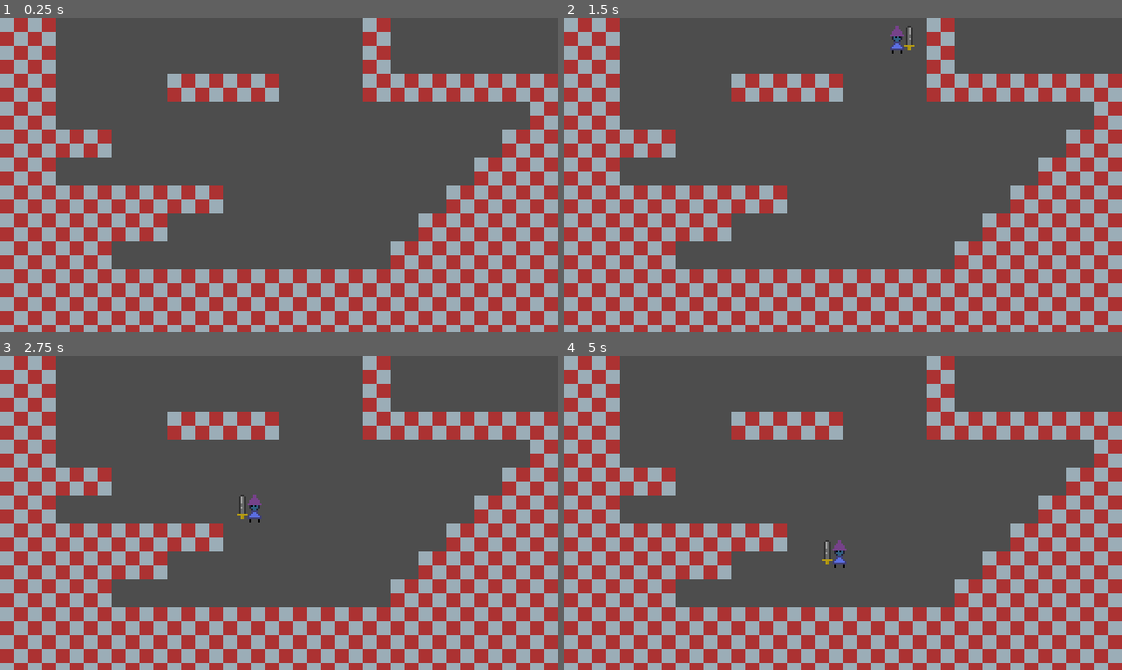
Above: before the commit, frames 1-4 (two rows, left to right).
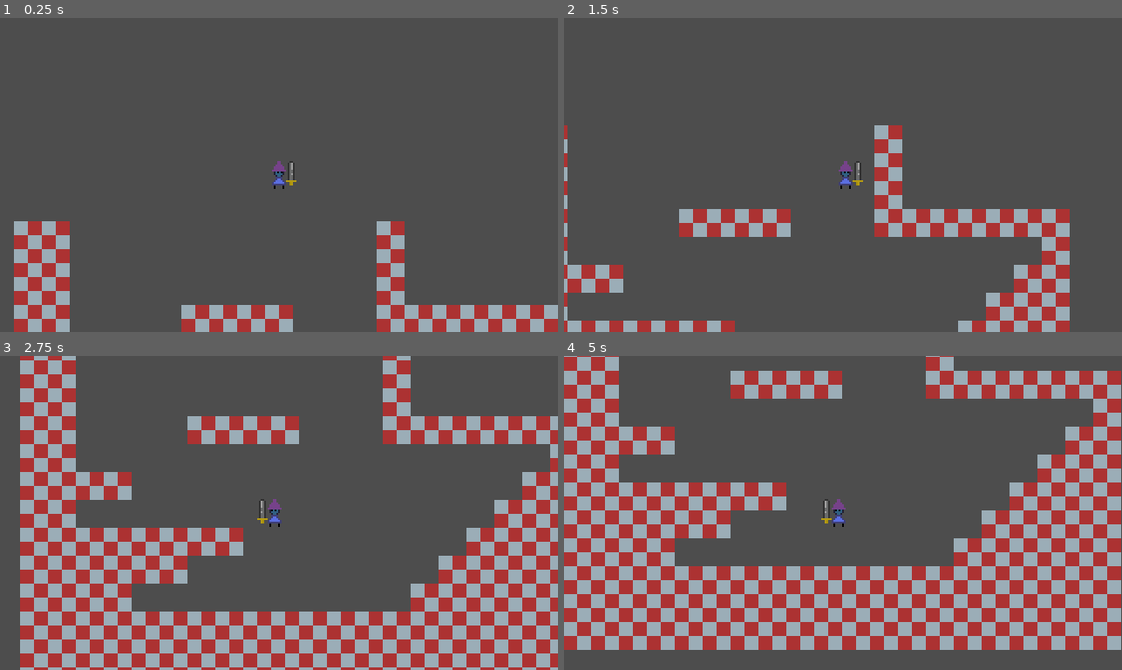
Above: after the commit, the same moments.

Repository: Vetle-Dyngeland/godot_platformer
Game: Godot game, scene res://scenes/world.tscn
Two runs of this game, one before a commit and one after it. Both use one fixed random seed, a clock stepped at 60 frames per second and the inputs below.
Inputs:
- Up to frame 1 (0.25 s): no input
- Up to frame 2 (1.5 s): hold Right (move_right) from 0.53 s (still down); tap X (attack) at 0.6 s; tap C (jump) at 0.77, 0.8, 1.07, 1.35 s
- Up to frame 3 (2.75 s): tap C (jump) at 1.52, 1.82, 2.3 s; tap X (attack) at 1.55, 2.1 s; release Right (move_right) at 2.03 s; hold Left (move_left) from 2.03 s (still down)
- Up to frame 4 (5 s): release Left (move_left) at 2.78 s; hold Right (move_right) 2.78-4.28 s; tap X (attack) at 2.85, 4.35 s; tap C (jump) at 3.02, 3.32, 3.6, 3.77, 4.07, 4.52, 4.82 s; hold Left (move_left) from 4.28 s (still down)

The runs differ from the first frame. In frame 1, 45% of the frame differs, in the area x 0-100%, y 0-100%; in frame 2, 49%; in frame 3, 36%; in frame 4, 63%.

Commit message:
camera movement

Diff:
--- a/scenes/player.tscn
+++ b/scenes/player.tscn
@@ -8,22 +8,6 @@
 
 [node name="Player" type="CharacterBody2D"]
 script = ExtResource("1_a725r")
-max_speed = null
-acceleration_force = null
-decceleration_force = null
-air_control_multi = null
-air_friction_multi = null
-max_speed_friction_multi = null
-turnaround_multi = null
-max_speed_acceleration_divi = null
-jump_force = null
-walljump_force = null
-jump_release_multi = null
-coyote_time = null
-jump_buffer_time = null
-held_down_gravity_multi = null
-terminal_fall_velocity = null
-held_down_fall_velocity_multi = null
 metadata/_edit_lock_ = true
 
 [node name="Sprite" type="Sprite2D" parent="."]
--- a/scenes/world.tscn
+++ b/scenes/world.tscn
@@ -7,6 +7,22 @@
 
 [node name="Player" parent="." instance=ExtResource("1_xo1u8")]
 position = Vector2(152, 0)
+max_speed = 100.0
+acceleration_force = 500.0
+decceleration_force = 500.0
+air_control_multi = 0.7
+air_friction_multi = 0.1
+max_speed_friction_multi = 0.5
+turnaround_multi = 2.0
+max_speed_acceleration_divi = 1.5
+jump_force = 300.0
+walljump_force = Vector2(150, 250)
+jump_release_multi = 0.35
+coyote_time = 0.175
+jump_buffer_time = 0.2
+held_down_gravity_multi = 1.5
+terminal_fall_velocity = 400.0
+held_down_fall_velocity_multi = 1.5
 
 [node name="Environment" type="TileMap" parent="."]
 tile_set = ExtResource("2_5sv4o")
--- /dev/null
+++ b/scripts/player/camera.gd
@@ -0,0 +1,97 @@
+class_name PlayerCamera
+
+var lookahead_time := 0.2
+var lookahead_ignore_y := false
+var smoothing_amount := 5
+var smoothing_ignore_y := false
+var camera_scaling := 0.5
+
+var root: Node
+var player: CharacterBody2D
+
+var _camera: Camera2D = null
+
+var _smoothing_positions := []
+
+func _init(
+    root_: Node,
+    player_: CharacterBody2D,
+    lookahead_time_ := 0.2,
+    lookahead_ignore_y_ := false,
+    smoothing_amount_ := 12,
+    smoothing_ignore_y_ := false,
+    camera_scaling_ := 0.5
+):
+    root = root_
+    player = player_
+    lookahead_time = lookahead_time_
+    lookahead_ignore_y = lookahead_ignore_y_
+    smoothing_amount = smoothing_amount_
+    smoothing_ignore_y = smoothing_ignore_y_
+    camera_scaling = camera_scaling_
+
+func update(delta: float):
+    # If the camera does not exist, create a new one
+    if !_camera:
+        reset()
+
+    update_smoothing(delta)
+    move_camera(delta)
+
+func reset():
+    _set_camera()
+    _reset_mutable()
+    _set_camera_options()
+
+func _set_camera():
+    # Searches each node to check if it's a camera
+    for child in get_all_children(root):
+        if child is Camera2D:
+            # If the child is a camera, set the _camera and escape the function
+            _camera = child
+            return
+
+    _camera = Camera2D.new()
+    root.add_child(_camera)
+
+func _set_camera_options():
+    _camera.position = player.position
+    _camera.scale = Vector2.ONE * camera_scaling
+    pass
+
+func _reset_mutable():
+    _smoothing_positions = []
+
+func get_all_children(node, arr := []):
+    arr.append(node)
+    for child in node.get_children():
+        arr = get_all_children(child, arr)
+    return arr
+
+func update_smoothing(delta: float):
+    _smoothing_positions.append(_get_new_position(delta))
+    while len(_smoothing_positions) > smoothing_amount:
+        _smoothing_positions.remove_at(0)
+
+func move_camera(delta: float):
+    var final_pos := Vector2.ZERO
+    for position in _smoothing_positions:
+        final_pos += position
+
+    if final_pos != Vector2.ZERO:
+        final_pos /= len(_smoothing_positions)
+    else:
+        final_pos = _get_new_position(delta)
+
+    if smoothing_ignore_y:
+        final_pos.y = player.position.y
+
+    _camera.position = final_pos
+
+func _get_new_position(delta: float) -> Vector2:
+    var new_position := player.position
+    var lookahead := player.velocity * delta * lookahead_time
+    if lookahead_ignore_y:
+        lookahead.y = 0.0
+    new_position += lookahead
+    return new_position
--- a/scripts/player/player.gd
+++ b/scripts/player/player.gd
@@ -22,12 +22,20 @@
 @export var terminal_fall_velocity := 400.0 # Max speed you can fall
 @export var held_down_fall_velocity_multi := 1.5 # How much terminal velocity increases when you hold "move_down"
 
+@export_category("Camera")
+@export var lookahead_time := 4
+@export var lookahead_ignore_y := true
+@export var smoothing_amount := 12
+@export var smoothing_ignore_y := true
+@export var camera_scaling := 0.5
+
 var input: PlayerInputs
 var horizontal_movement: HorizontalMovement
 var jumper: Jumper
 var gravity: Gravity
 var visuals: PlayerVisuals
 var weapons: WeaponHolder
+var camera: PlayerCamera
 
 func _ready() -> void:
     input = PlayerInputs.new();
@@ -66,16 +74,27 @@
 
     weapons = WeaponHolder.new($"./Sprite/Weapon Holder")
 
+    camera = PlayerCamera.new(
+        get_tree().root.get_child(0),
+        $".",
+        lookahead_time,
+        lookahead_ignore_y,
+        smoothing_amount,
+        smoothing_ignore_y,
+        camera_scaling
+    )
+
 func get_node_of_type(type):
     for child in get_children():
         if typeof(child) == typeof(type):
             return child
 
 
-func _process(_delta: float) -> void:
+func _process(delta: float) -> void:
     input.update()
     visuals.update(input.horizontal_input.get_input())
     weapons.update(input.attack_input)
+    camera.update(delta)
 
 func _physics_process(delta: float) -> void:
     horizontal_movement.update(delta, input.horizontal_input.get_input())
